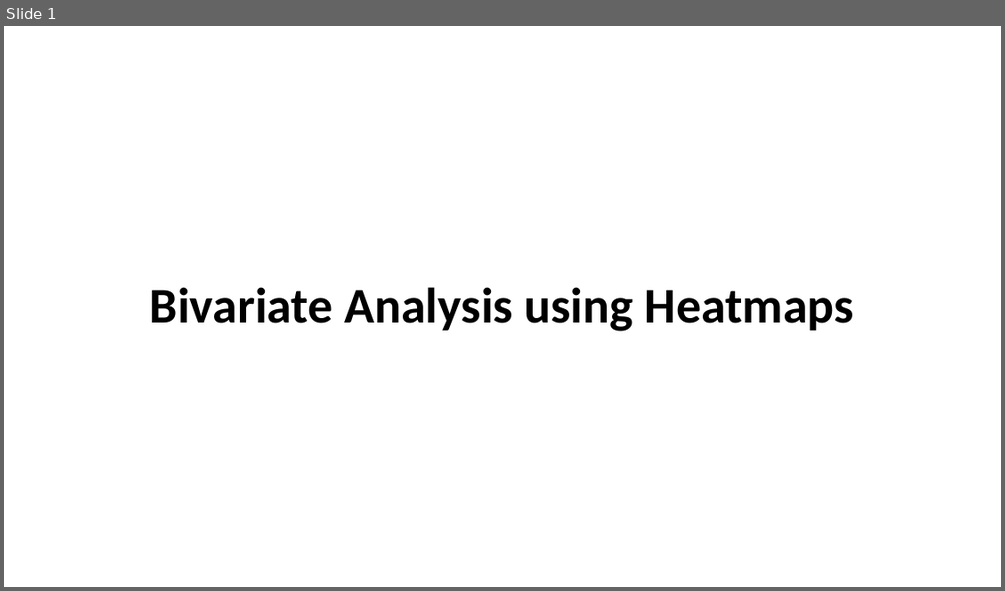
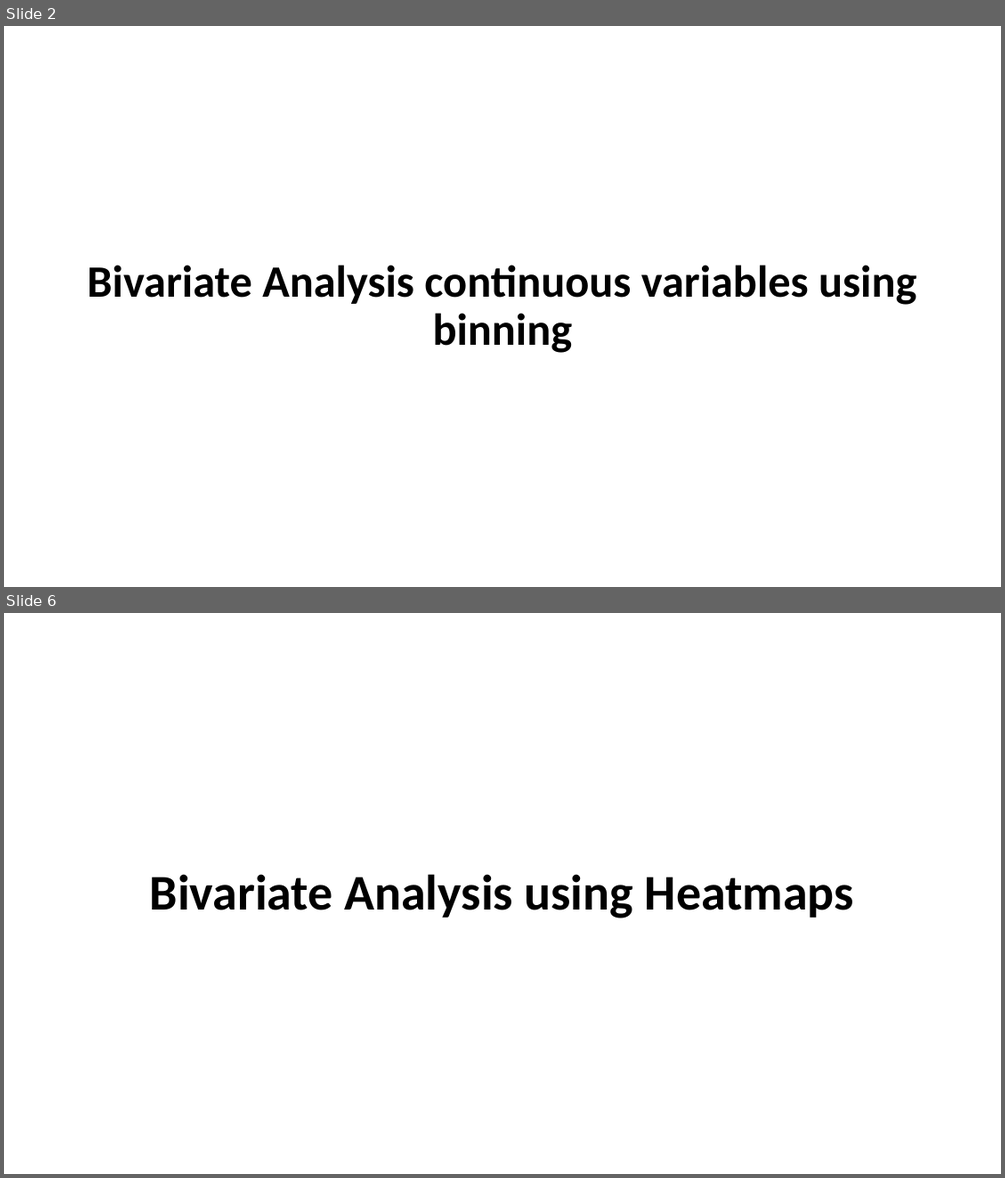
Before and after one commit to karthikgadepalli/LendingClubCaseStudy, a slide deck: Radhika_Karthik_LendingClubCaseStudyAnalysis.pptx. Shown one above the other, each under a label of ours: slide 1 before the commit, slides 2 and 6 after it; the slides between them are not shown. The pictures are 1005x591 and 1005x1178 pixels, drawn with LibreOffice and Linux fonts; fonts in the diff are those of the drawing. Boxes give left, top, right and bottom in pixels: in the first picture for what was removed or moved away, otherwise in the second. Text is boxed around its words. In the diff, an @@ line names an element or a change of style, - is before the commit and + after.

Commit message:
Added analysis of continuous variables using binning

```diff
--- a/Radhika_Karthik_LendingClubCaseStudyAnalysis.pptx
+++ b/Radhika_Karthik_LendingClubCaseStudyAnalysis.pptx
@@ slide 2 added at [4, 26, 1001, 587], background #FFFFFF @@
@@ title added at [87, 265, 916, 353], 43.2 pt, text #000000, bold @@
+Bivariate Analysis continuous variables using binning
@@ what was slide 1 is now slide 6 @@
```
Also in this commit, not shown: 4 other slides added.
